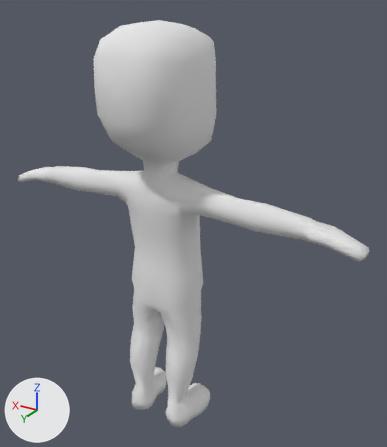
The Blender file kenney/Data/BlendFiles/Animated_Character_1_rig.blend as it was, and as the next commit left it.
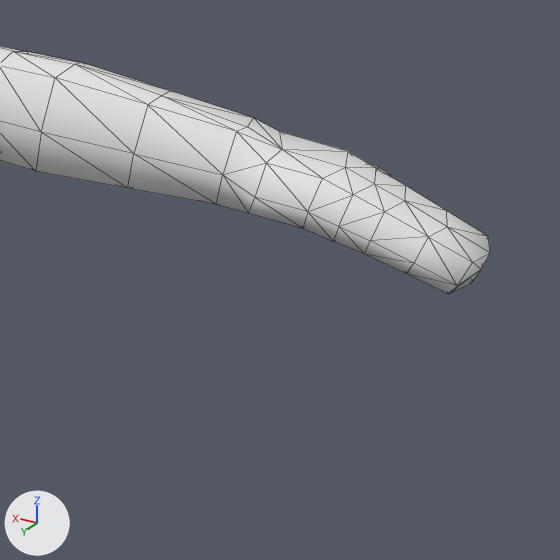
There are two pictures of each version: one whole from a camera (50 mm lens) standing at (-1.274, 1.852, 1.992) and looking at (-0.106, -0.094, 1.019), one close up on the part from 64% to 100% of the width and 42% to 74% of the height. The axes (+X, +Y, +Z) are drawn at lower left. The lights are the same throughout. The close-ups show mesh edges as thin lines.

Script lines for the objects in view, before the commit:
```python
me_charactermedium = bpy.data.meshes.new('characterMedium')
me_charactermedium.from_pydata(...)  # 804 vertices, 1604 faces; spans x -0.91..0.91, y -0.26..0.27, z 0.0..1.89
me_charactermedium.polygons.foreach_set('use_smooth', [True] * 1604)
me_charactermedium.materials.append(mat_material_001)  # its picture is missing
ob_mesh_001 = bpy.data.objects.new('Mesh.001', me_charactermedium)
ob_mesh_001.location = (0.0, 0.0, 0.0)
```
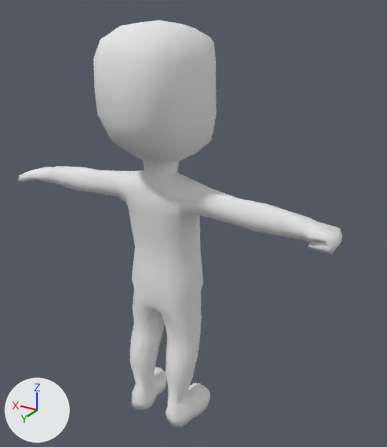
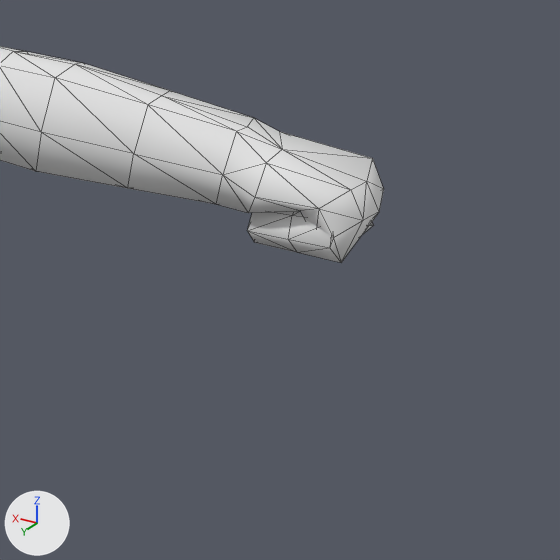
The newer file adds a shape key; the second version is drawn at full value of the shape key 'fist_r' of 'Mesh.001', and the change is written as the vertex moves it makes.

Diff of the bpy script that builds the scene:
```diff
--- a/kenney/Data/BlendFiles/Animated_Character_1_rig.blend.py
+++ b/kenney/Data/BlendFiles/Animated_Character_1_rig.blend.py
@@ me_charactermedium @@
 # used by ob_mesh_001; location = (0.0, 0.0, 0.0)
-me_charactermedium.from_pydata(...)  # 804 vertices, 1604 faces; spans x -0.91..0.91, y -0.26..0.27, z 0.0..1.89
+me_charactermedium.from_pydata(...)  # 804 vertices, 1604 faces; spans x -0.8..0.91, y -0.26..0.27, z 0.0..1.89
+# me_charactermedium part 1: 51 of 804 vertices moved; they spanned x -0.91..-0.69, y -0.17..0.05, z 1.07..1.17 and now span x -0.8..-0.68, y -0.11..0.04, z 1.06..1.16; mean shift (0.06, 0.01, 0.0); largest move (-0.91, -0.03, 1.11) -> (-0.69, -0.03, 1.08)
 me_charactermedium.materials.append(mat_material_001)
```

Location of each change, [x1, y1, x2, y2] in pixels of the close-ups (560 x 560 px; the box of a moved part takes in the faces that stretch with it):
'Mesh.001', reshaped: before [0, 46, 490, 294]; after [0, 46, 384, 263]
part 1 of me_charactermedium, moved or reshaped: before [248, 132, 490, 294]; after [247, 132, 384, 263]
